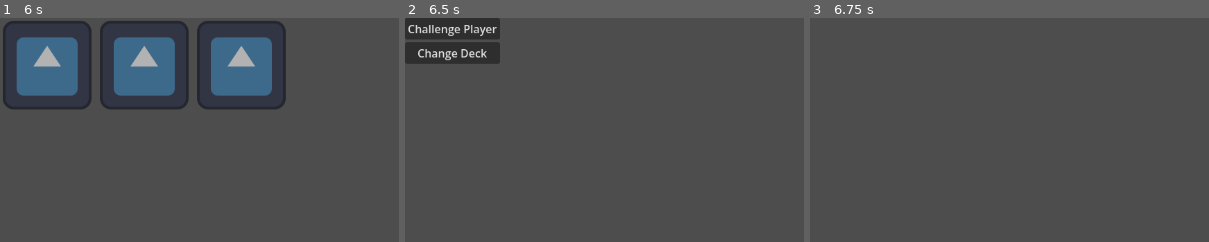
Above: before the commit, frames 1-3 (left to right).
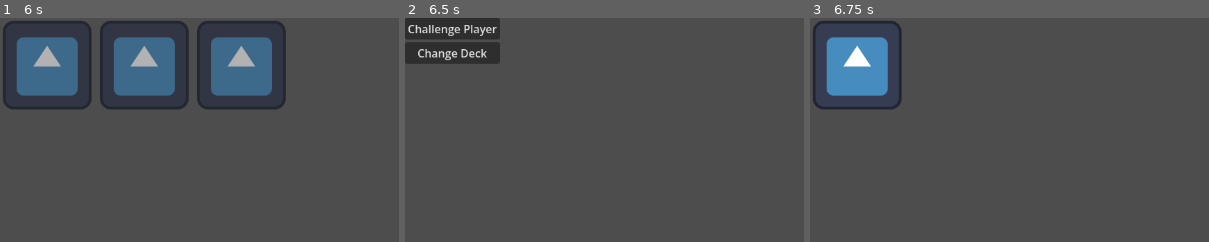
Above: after the commit, the same moments.

Repository: Simon-Kahre/nTCG
Game: Godot game, scene res://scenes/testingEnv.tscn
Same seed, same stepped clock (60 frames per second), same inputs: the game is played once before the commit and once after it.
Inputs:
- Up to frame 1 (6 s): click "Challenge Player" at 0.5 s; click "Change Deck" at 1.25 s; click "Challenge Player" at 2 s; click "Change Deck" at 2.75 s; click "Challenge Player" at 3.5 s; click "Change Deck" at 4.25 s; tap Enter at 5 s; tap O at 5.1 s; tap Space at 5.27, 5.75 s; tap C at 5.85 s
- Up to frame 2 (6.5 s): tap Space at 6.02 s
- Up to frame 3 (6.75 s): tap Enter at 6.5 s; tap P at 6.6 s
The pictures show only the part of the screen within x 0-50%, y 0-50%; the shares and areas given below are measured in that part.

Frames 1-2 are identical in both runs. In frame 3, 5.2% of the frame differs, in the area x 0-24%, y 1-41%.

Commit message:
Add icon and grid system for packs

Diff:
--- a/trading-card-game/assets/createdObjects/packs/testPack.tres
+++ b/trading-card-game/assets/createdObjects/packs/testPack.tres
@@ -1,10 +1,12 @@
-[gd_resource type="Resource" format=3 uid="uid://bhifrrqtqpqw0"]
+[gd_resource type="Resource" script_class="Pack" format=3 uid="uid://bhifrrqtqpqw0"]
 
 [ext_resource type="PackedScene" uid="uid://2y6gt8te51gf" path="res://assets/createdObjects/cards/testcard2.tscn" id="1_3kj7m"]
 [ext_resource type="PackedScene" uid="uid://byjjebq6qijrk" path="res://assets/createdObjects/cards/testcard3.tscn" id="2_4qs2t"]
 [ext_resource type="PackedScene" uid="uid://c4yebayx7t6l3" path="res://assets/createdObjects/cards/testcard.tscn" id="3_rjnls"]
+[ext_resource type="Texture2D" uid="uid://4nrimwk7qrxg" path="res://assets/sprites/icon.svg" id="4_4qs2t"]
 [ext_resource type="Script" uid="uid://ber02kv7jnt28" path="res://scripts/packs.gd" id="4_hqwes"]
 
 [resource]
 script = ExtResource("4_hqwes")
 cardsInPack = Array[PackedScene]([ExtResource("1_3kj7m"), ExtResource("2_4qs2t"), ExtResource("3_rjnls")])
+icon = ExtResource("4_4qs2t")
--- a/trading-card-game/scenes/packs.tscn
+++ b/trading-card-game/scenes/packs.tscn
@@ -4,3 +4,7 @@
 
 [node name="Packs" type="Node2D" unique_id=1418135981]
 script = ExtResource("1_hiyl0")
+
+[node name="GridContainer" type="GridContainer" parent="." unique_id=812472256]
+offset_right = 40.0
+offset_bottom = 40.0
--- a/trading-card-game/scripts/pack_opening.gd
+++ b/trading-card-game/scripts/pack_opening.gd
@@ -2,6 +2,8 @@
 
 var packs: Array[Pack]
 var player
+var pressColor: StyleBoxFlat = preload("res://assets/styleBox/collectionButton.tres")
+var emptyColor: StyleBoxEmpty = preload("res://assets/styleBox/collectionButtonEmpty.tres")
 
 func _ready() -> void:
 	player = get_parent().find_child("Node")
@@ -16,6 +18,21 @@
 	else:
 		print("An error has occured. Path for packs is not found.")
 
+	for i in len(packs):
+		var sprite: Texture = packs[i].icon
+		var button = Button.new()
+		button.set_button_icon(sprite)
+
+		override_styleboxes(button)
+		button.add_theme_stylebox_override("pressed", pressColor)
+		button.pressed.connect(open_pack.bind(i))
+		self.get_child(0).add_child(button)
+
+func override_styleboxes(button: Button):
+	button.add_theme_stylebox_override("pressed", pressColor)
+	button.add_theme_stylebox_override("hover", emptyColor)
+	button.add_theme_stylebox_override("normal", emptyColor)
+
 func _unhandled_key_input(event: InputEvent) -> void:
 	if event is InputEventKey:
 		if event.keycode == KEY_O and event.pressed:
--- a/trading-card-game/scripts/packs.gd
+++ b/trading-card-game/scripts/packs.gd
@@ -1,3 +1,4 @@
 class_name Pack
 
 @export var cardsInPack: Array[PackedScene]
+@export var icon: Texture
